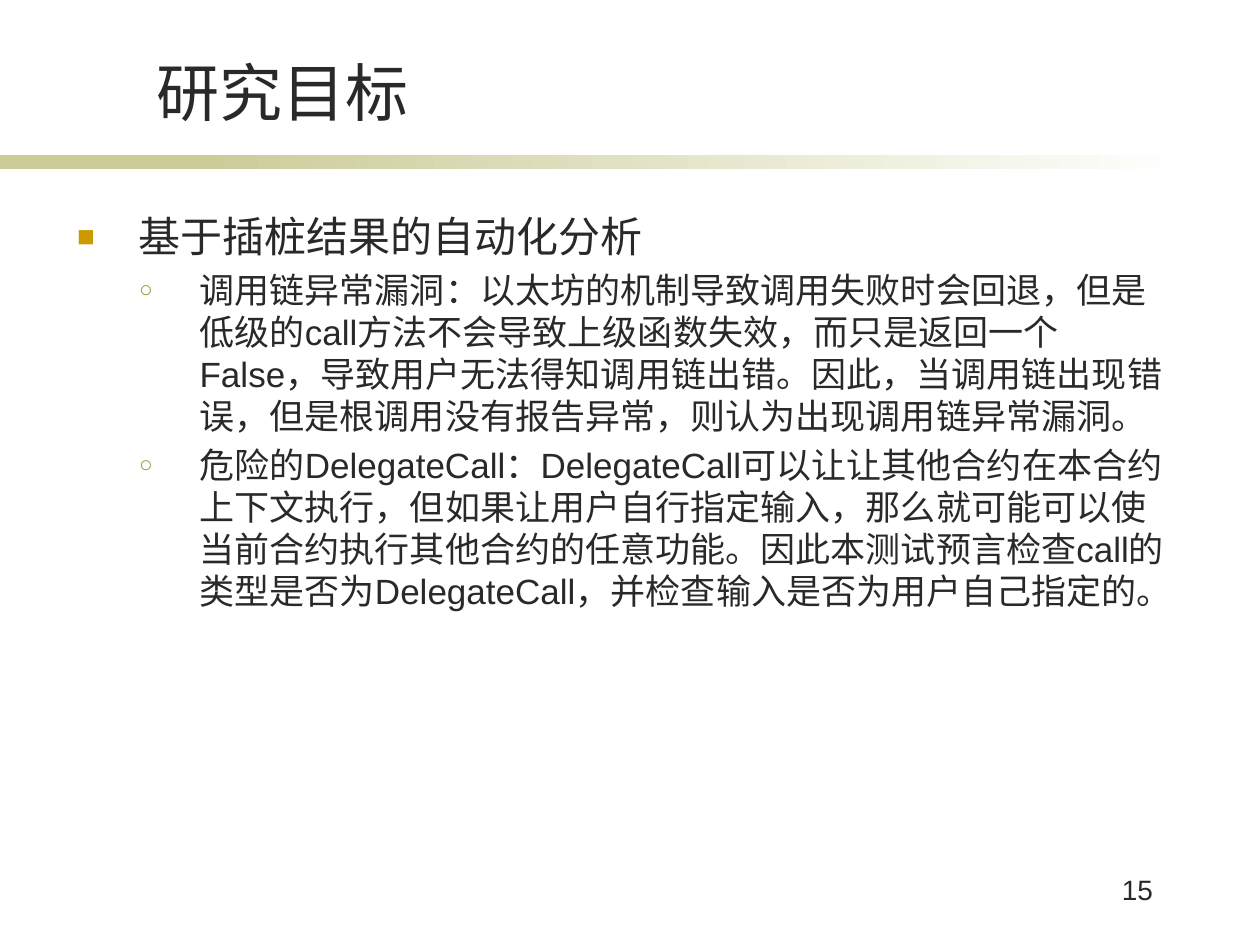
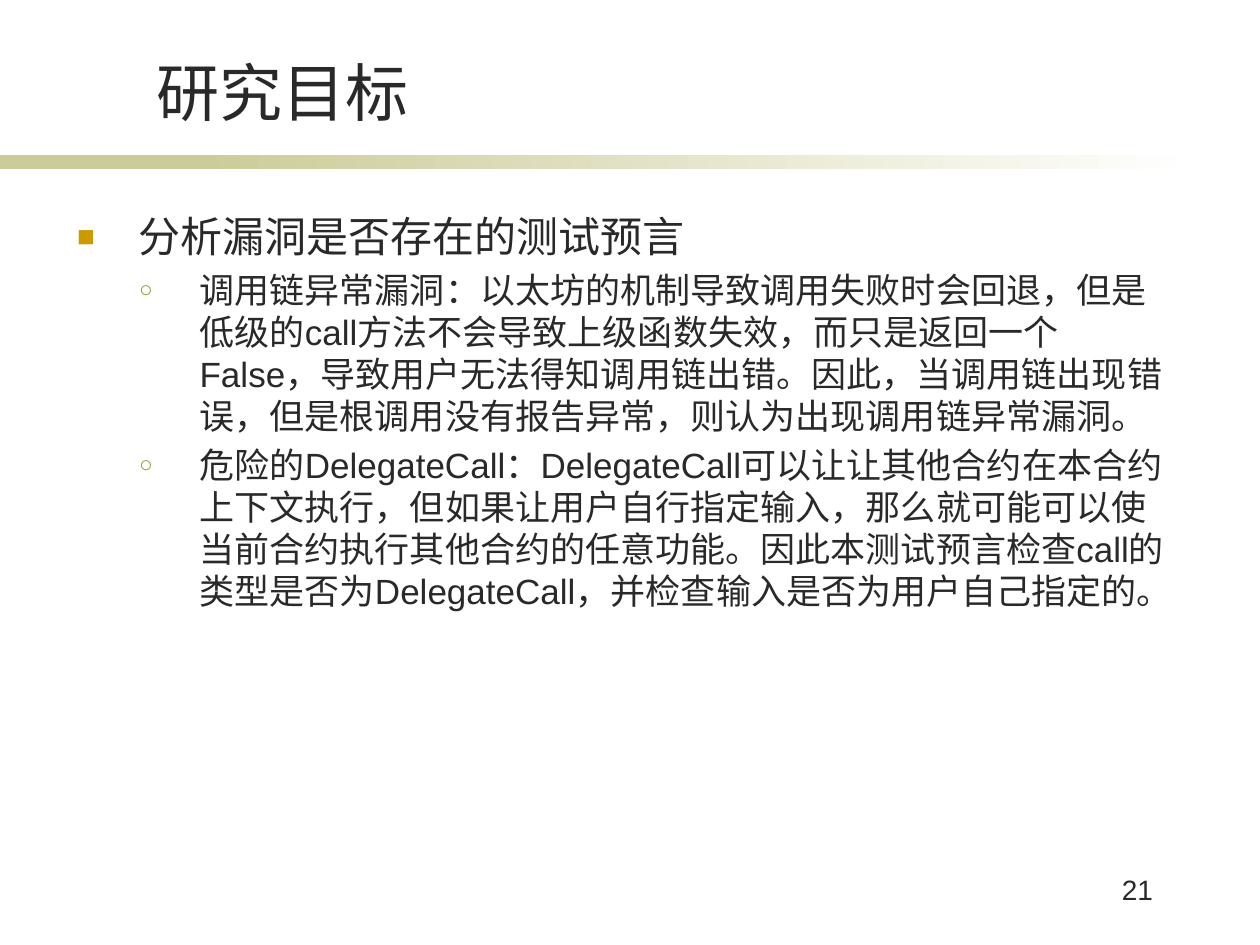
Before and after one commit to Chirachiino/ChainHacker, a slide deck: slide 21 of pre.pptx (slide 15 before the commit). Drawn at 1260x945 pixels with LibreOffice and Linux fonts; fonts in the diff are those of the drawing; background and template pictures are left out. Boxes give left, top, right and bottom in pixels: in the first picture for what was removed or moved away, otherwise in the second. Text is boxed around its words. In the diff, an @@ line names an element or a change of style, - is before the commit and + after.

```diff
--- a/pre.pptx
+++ b/pre.pptx
@@ text at bbox=[139, 216, 685, 256]: text changed @@
-■ 基于插桩结果的自动化分析
+■ 分析漏洞是否存在的测试预言
@@ page number at bbox=[1122, 880, 1153, 900]: text changed @@
-15
+21
```
Also in this commit, not shown: 11 other slides changed, 17 slides added, 2 slides removed, 9 other files.
